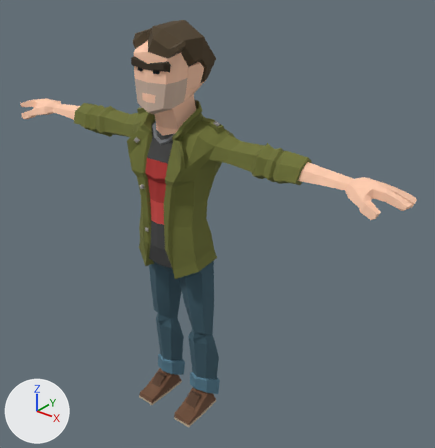
Before and after pictures for a commit that changed the glTF model assets/models/characters/ben.glb.
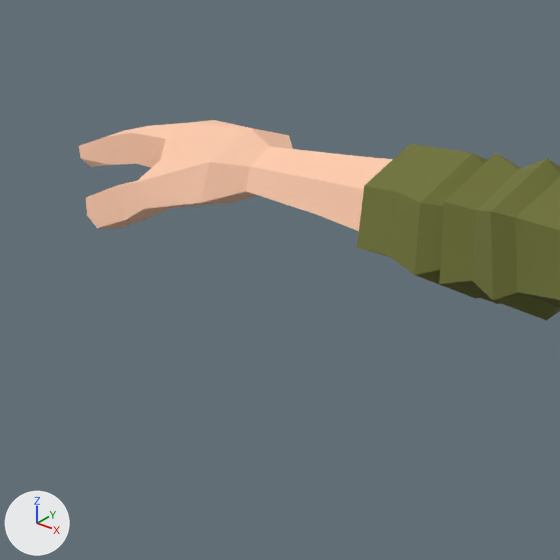
Each version appears first whole from a 50 mm lens placed at (1.634, -1.746, 2.134), pointed at (0.096, 0.177, 0.942), and next in a close-up on the part from 1% to 26% of the width and 17% to 41% of the height. Arrows for +X, +Y and +Z are at lower left; the lights stay in place. The older version's two pictures come first. Where no turn or scale is listed for an object, it has been applied to the vertices. Vertices at exactly the same position are counted once.

In view in the first close-up: 'Character_Male_Jacket'.
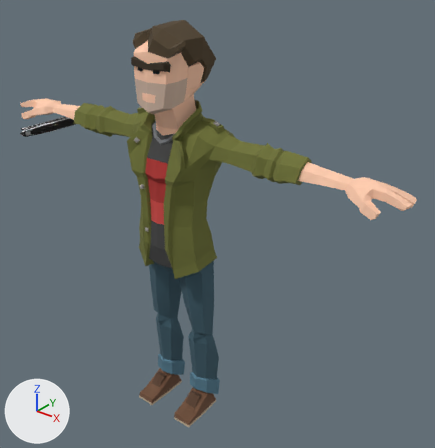
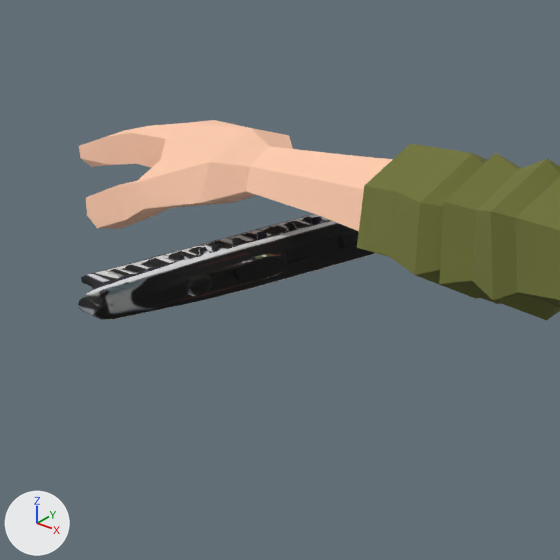
Boxes [x1, y1, x2, y2] around the edits, measured in the close-ups (560 x 560 px):
'Character_Male_Jacket', reshaped: before [79, 120, 560, 320]; after [78, 120, 560, 320]
part 1 of me_mesh, added: after [78, 214, 377, 320]

The change, as a diff of the scene's bpy script:
```diff
--- a/assets/models/characters/ben.glb.py
+++ b/assets/models/characters/ben.glb.py
@@ img_image_0 @@
+img_image_0 = load_image('Image_0', '_unpacked/Image_0', 512, 512, 'sRGB')
@@ mat_material_0 @@
+mat_material_0 = bpy.data.materials.new('Material_0')
+# colours: white #e7e7e7
+# uses the picture img_image_0
@@ me_mesh @@
 # used by ob_character_male_jacket; location = (0.0, 0.0, 0.0)
-me_mesh.from_pydata(...)  # 900 vertices, 1800 faces; spans x -1.02..1.02, y -0.13..0.17, z 0.0..1.83
+me_mesh.from_pydata(...)  # 1902 vertices, 3800 faces; spans x -1.02..1.02, y -0.19..0.36, z 0.0..1.83
+# me_mesh part 1: a new loose piece of 1002 vertices spanning x -0.84..-0.76, y -0.19..0.36, z 1.26..1.3, in mat_material_0
 me_mesh.materials.append(mat_synty)
+me_mesh.materials.append(mat_material_0)
```
